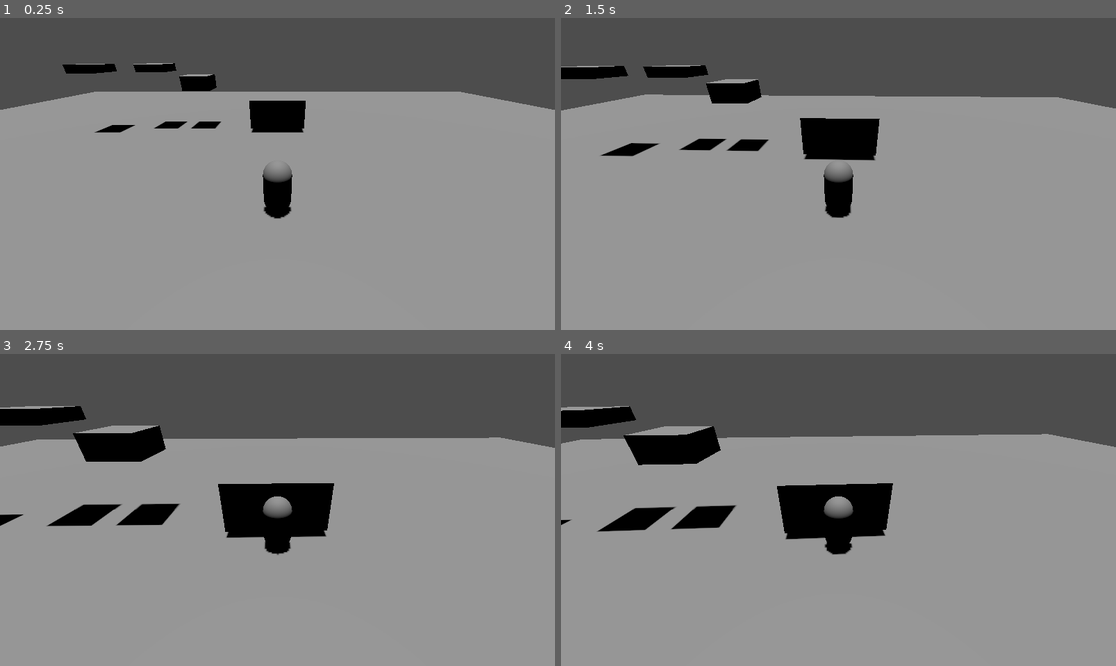
Above: before the commit, frames 1-4 (two rows, left to right).
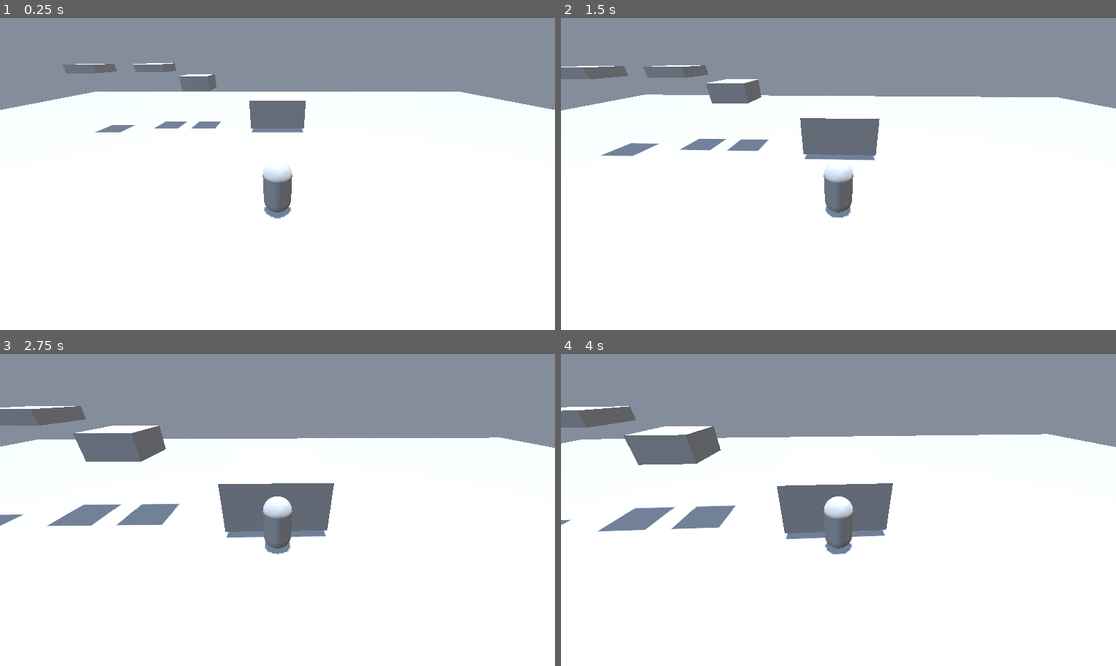
Above: after the commit, the same moments.

Repository: YuriPrickles/strawberry-and-the-sugar-scouts
Game: Godot game, scene res://entities/testgrounds.tscn
Two runs of this game, one before a commit and one after it. Both use one fixed random seed, a clock stepped at 60 frames per second and the inputs below.
Inputs (mouse positions are in pixels of both pictures, inside the frame that each line leads up to):
- Up to frame 1 (0.25 s): no input
- Up to frame 2 (1.5 s): tap Enter at 0.5 s; move the mouse to (866, 174) at 0.52 s; hold W (forward) from 0.53 s (still down); tap Space (jump) at 0.77 s; move the mouse to (810, 174) at 1.27 s
- Up to frame 3 (2.75 s): keep holding W (forward); tap Space (jump) at 1.52 s; move the mouse to (288, 503) at 2.02 s
- Up to frame 4 (4 s): keep holding W (forward); tap Space (jump) at 2.75, 3.02, 3.77 s; move the mouse to (832, 516) at 2.77 s; move the mouse to (877, 513) at 3.52 s

The runs differ from the first frame. In frame 1, 100% of the frame differs, in the area x 0-100%, y 0-100%; in frame 2, 100%; in frame 3, 100%; in frame 4, 100%.

Commit message:
making the prototype a prettytype
just added a worldenvironment to the test scene

Diff:
--- a/entities/testgrounds.tscn
+++ b/entities/testgrounds.tscn
@@ -1,7 +1,25 @@
-[gd_scene load_steps=3 format=3 uid="uid://me6t3ltctxw6"]
+[gd_scene load_steps=6 format=3 uid="uid://me6t3ltctxw6"]
 
 [ext_resource type="PackedScene" uid="uid://ct4oayuwaygvk" path="res://entities/player.tscn" id="1_mor0p"]
 [ext_resource type="PackedScene" uid="uid://465e56tfclvq" path="res://entities/platform.tscn" id="1_qsexw"]
+
+[sub_resource type="ProceduralSkyMaterial" id="ProceduralSkyMaterial_qsexw"]
+
+[sub_resource type="Sky" id="Sky_3vmoj"]
+sky_material = SubResource("ProceduralSkyMaterial_qsexw")
+
+[sub_resource type="Environment" id="Environment_x7wfn"]
+background_mode = 2
+background_energy_multiplier = 1.5
+sky = SubResource("Sky_3vmoj")
+ambient_light_source = 3
+ambient_light_color = Color(1, 0.45403963, 0.7020054, 1)
+ssil_enabled = true
+ssil_radius = 16.0
+ssil_intensity = 3.0
+sdfgi_use_occlusion = true
+fog_enabled = true
+adjustment_enabled = true
 
 [node name="Node3D" type="Node3D"]
 
@@ -31,3 +49,6 @@
 [node name="Platform5" parent="." instance=ExtResource("1_qsexw")]
 transform = Transform3D(1, 0, 0, 0, 1, 0, 0, 0, 1, -13, 4, -10)
 platform_size = Vector3(2, 0.5, 2)
+
+[node name="WorldEnvironment" type="WorldEnvironment" parent="."]
+environment = SubResource("Environment_x7wfn")
Not shown, changed: icon.svg.import
